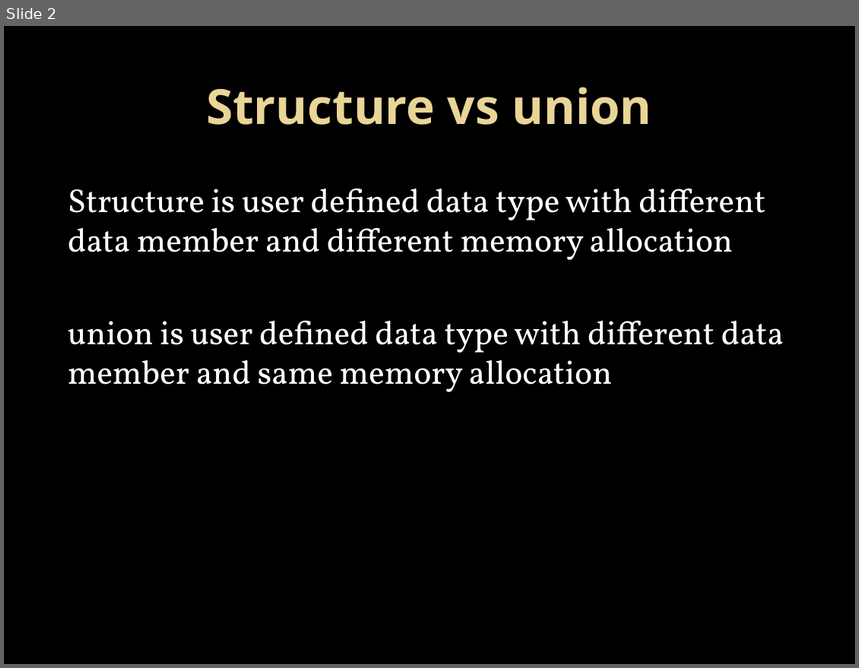
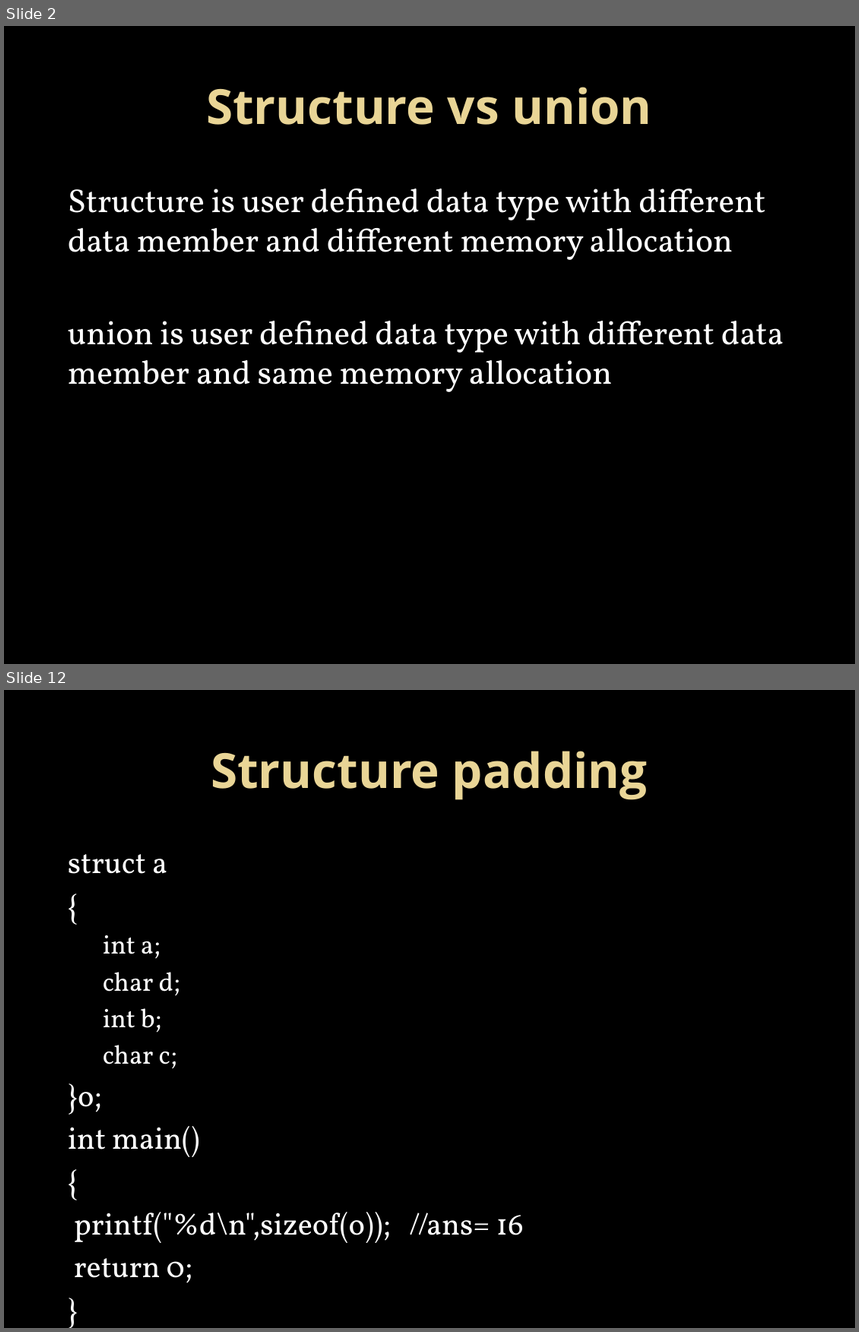
Before and after one commit to Mahesh-7/C_Programs, a slide deck: PPT/structure.pptx. Shown one above the other, each under a label of ours: slide 2 before the commit, slides 2 and 12 after it; the slides between them are not shown. The pictures are 859x668 and 859x1332 pixels, drawn with LibreOffice and Linux fonts; fonts in the diff are those of the drawing; background and template pictures are left out. Boxes give left, top, right and bottom in pixels: in the first picture for what was removed or moved away, otherwise in the second. Text is boxed around its words. In the diff, an @@ line names an element or a change of style, - is before the commit and + after.

```diff
--- a/PPT/structure.pptx
+++ b/PPT/structure.pptx
@@ slide 12 added at (x1=4, y1=690, x2=855, y2=1328), background picture (left out) @@
@@ title added at (x1=211, y1=751, x2=648, y2=800), 41 pt, text gradient #EAD696 to #E7D081, bold @@
+Structure padding
@@ text added at (x1=68, y1=854, x2=524, y2=1284), 25.9 pt, text #FFFFFF @@
+struct a
+{
+  int a;
+  char d;
+  int b;
+  char c;
+}o;
+int main()
+{
+printf("%d\n",sizeof(o)); //ans= 16
+return 0;
+}
```
Also in this commit, not shown: 13 other slides added, 1 slide removed.
